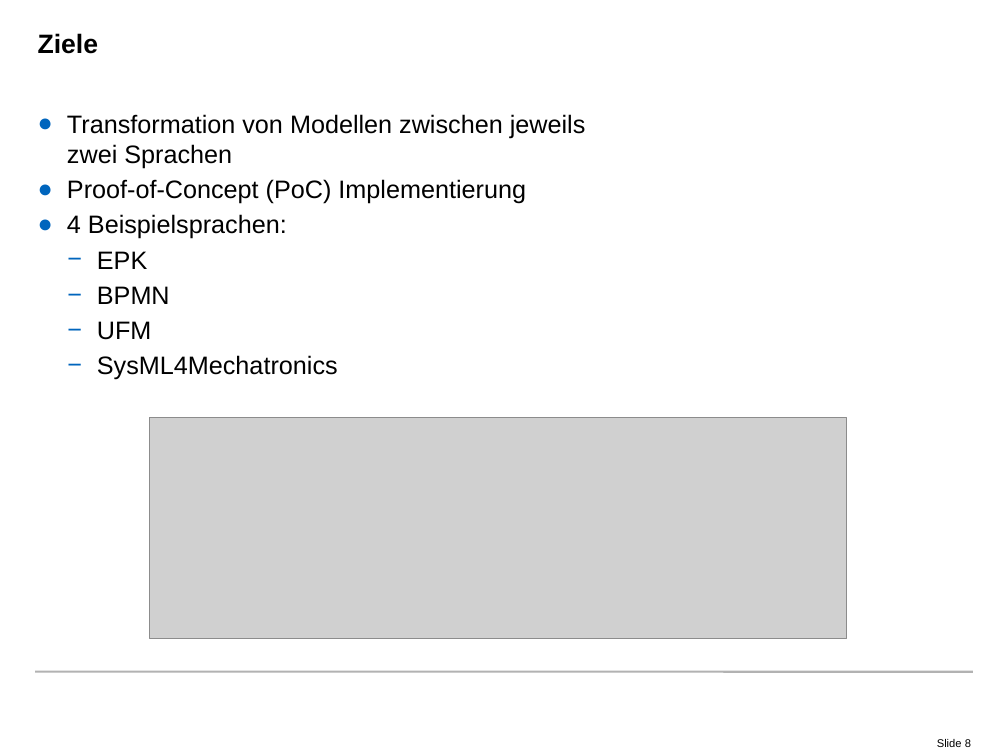
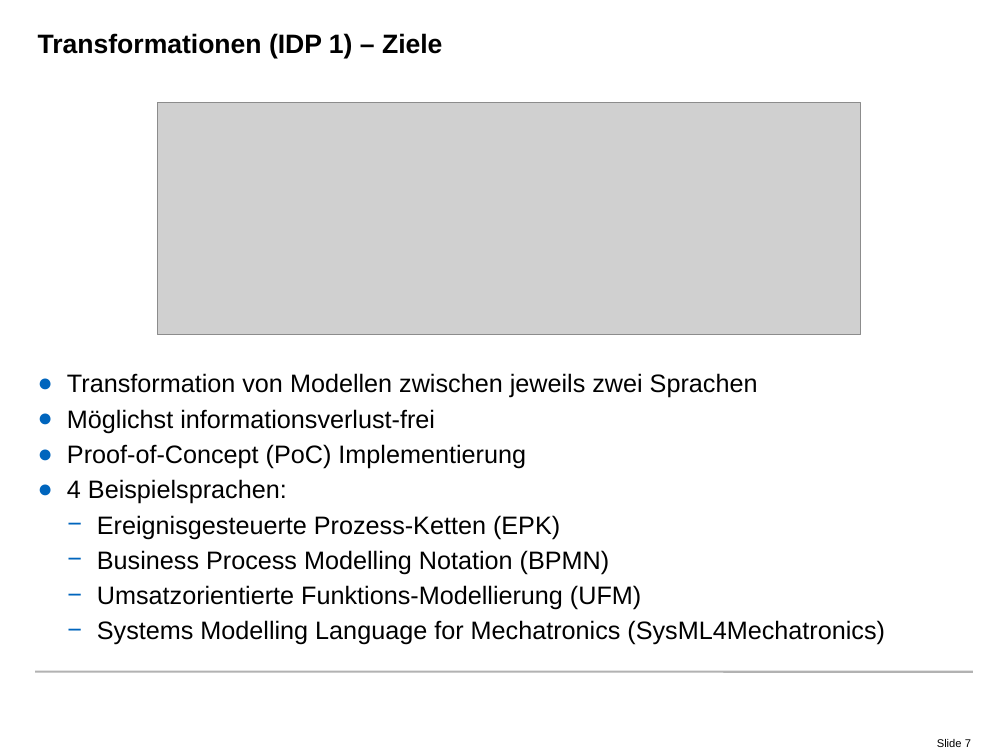
Before and after one commit to radke-tum/idp, a slide deck: slide 7 of pssif/doc/PSSIF.pptx (slide 8 before the commit). Drawn at 1008x756 pixels with LibreOffice and Linux fonts; fonts in the diff are those of the drawing; grey boxes stand for pictures; background and template pictures are left out. Boxes give left, top, right and bottom in pixels: in the first picture for what was removed or moved away, otherwise in the second. Text is boxed around its words. In the diff, an @@ line names an element or a change of style, - is before the commit and + after.

Commit message:
Presentation: Pretty structure, passable pictures.

```diff
--- a/pssif/doc/PSSIF.pptx
+++ b/pssif/doc/PSSIF.pptx
@@ title at (38, 33, 442, 58): text changed @@
-Ziele
+Transformationen (IDP 1) – Ziele
@@ picture added at (157, 103, 861, 336) @@
@@ text "Transformation von Modellen zwischen jeweils ...": place and size @@
-text "Transformation von Modellen zwischen jeweils ..." at (67, 114, 586, 380)
+text "Transformation von Modellen zwischen jeweils ..." at (67, 373, 885, 645)
@@ text at (67, 409, 435, 433): paragraph added @@
+● Möglichst informationsverlust-frei
@@ picture removed at (149, 417, 847, 639) @@
@@ text at (97, 515, 885, 645): text changed @@
-  − EPK
-  − BPMN
-  − UFM
-  − SysML4Mechatronics
+  − Ereignisgesteuerte Prozess-Ketten (EPK)
+  − Business Process Modelling Notation (BPMN)
+  − Umsatzorientierte Funktions-Modellierung (UFM)
+  − Systems Modelling Language for Mechatronics (SysML4Mechatronics)
@@ page number at (937, 739, 971, 747): text changed @@
-Slide 8
+Slide 7
```
Also in this commit, not shown: 32 other slides changed, 4 slides added, 6 slides removed, 8 other files.
